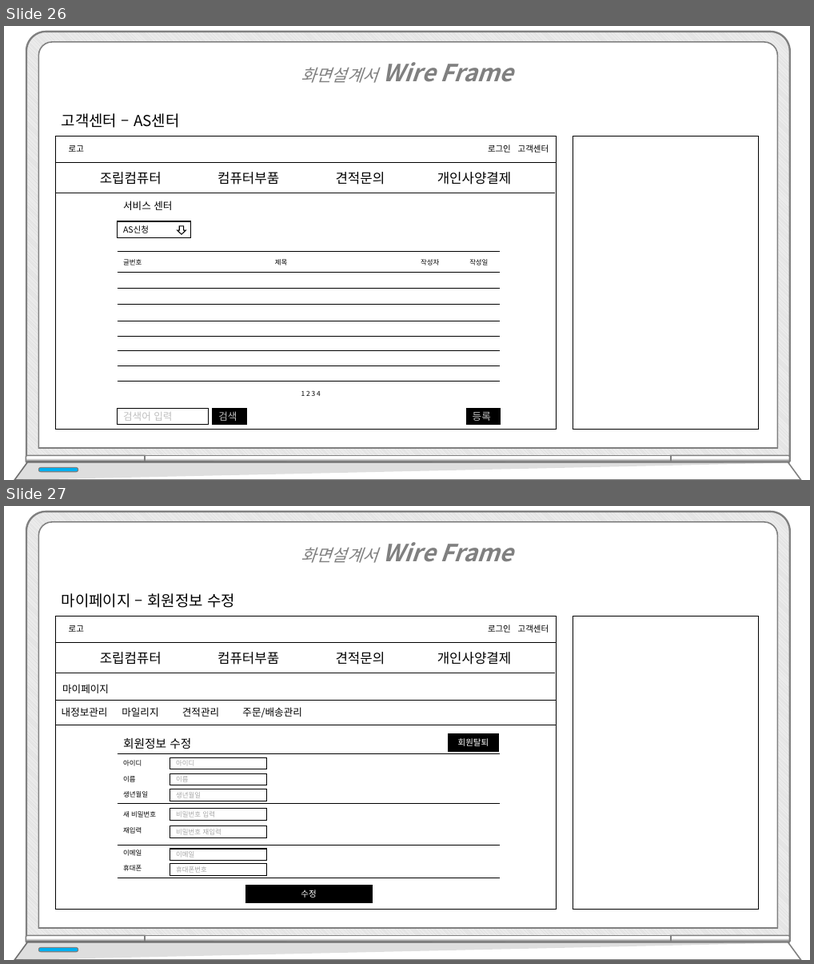
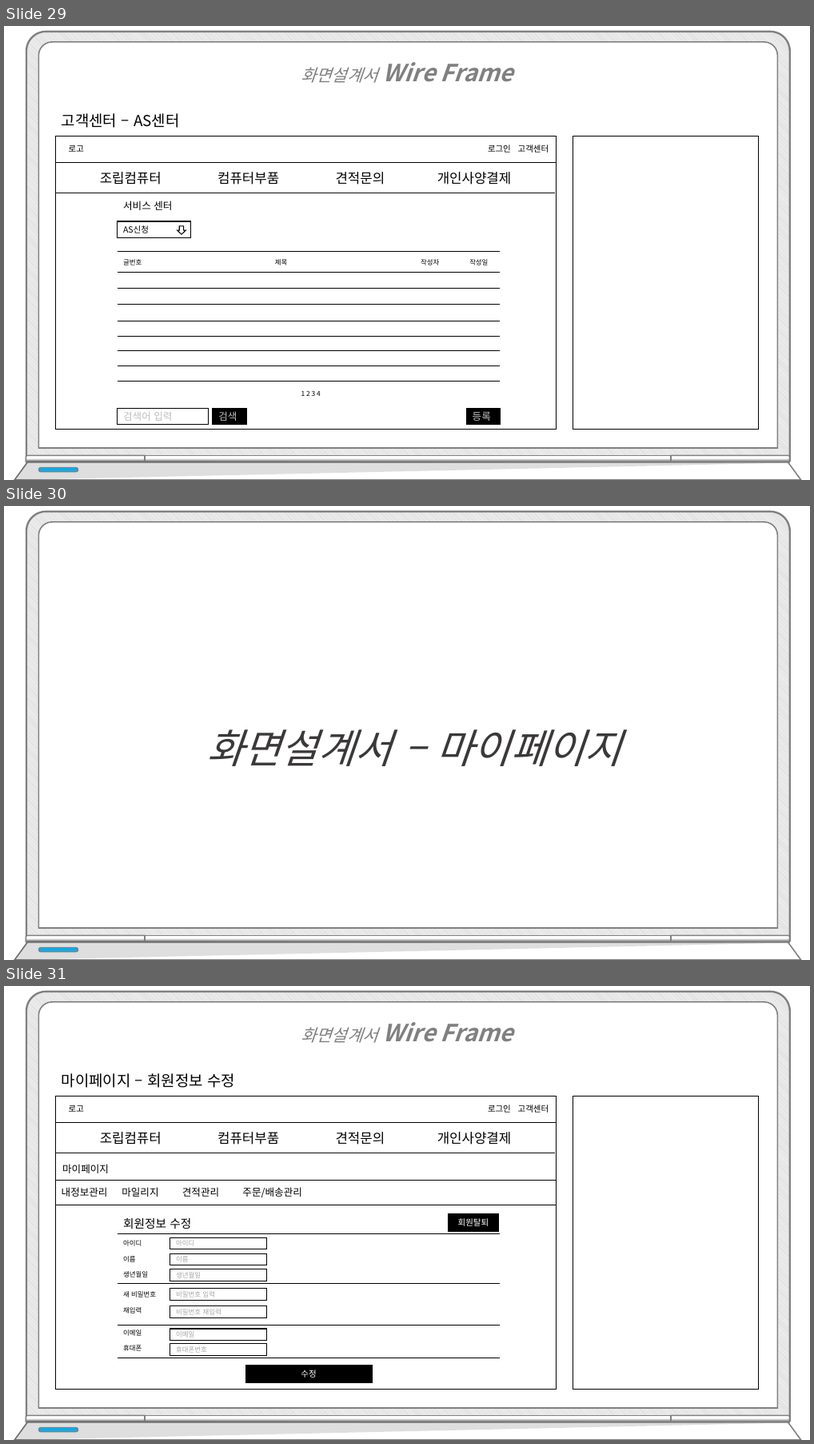
Before and after one commit to hhsw07/ezen-academy-projects, a slide deck: WebContent/발표/프로젝트5.pptx. Shown one above the other, each under a label of ours: slides 26 and 27 before the commit, slides 29, 30 and 31 after it. The pictures are 814x964 and 814x1444 pixels, drawn with LibreOffice and Linux fonts; fonts in the diff are those of the drawing. Boxes give left, top, right and bottom in pixels: in the first picture for what was removed or moved away, otherwise in the second. Text is boxed around its words. In the diff, an @@ line names an element or a change of style, - is before the commit and + after.

```diff
--- a/WebContent/발표/프로젝트5.pptx
+++ b/WebContent/발표/프로젝트5.pptx
@@ slide 30 added at (4, 506, 810, 960), background #FFFFFF @@
@@ text added at (206, 729, 622, 766), 48 pt, text #3B3838, italic @@
+화면설계서 – 마이페이지
@@ group added at (14, 512, 802, 960): 5 round same rects, 2 freeform shapes, 1 rounded rectangle @@
@@ what was slide 26 is now slide 29 @@
@@ what was slide 27 is now slide 31 @@
```
Also in this commit, not shown: 4 other slides added.
